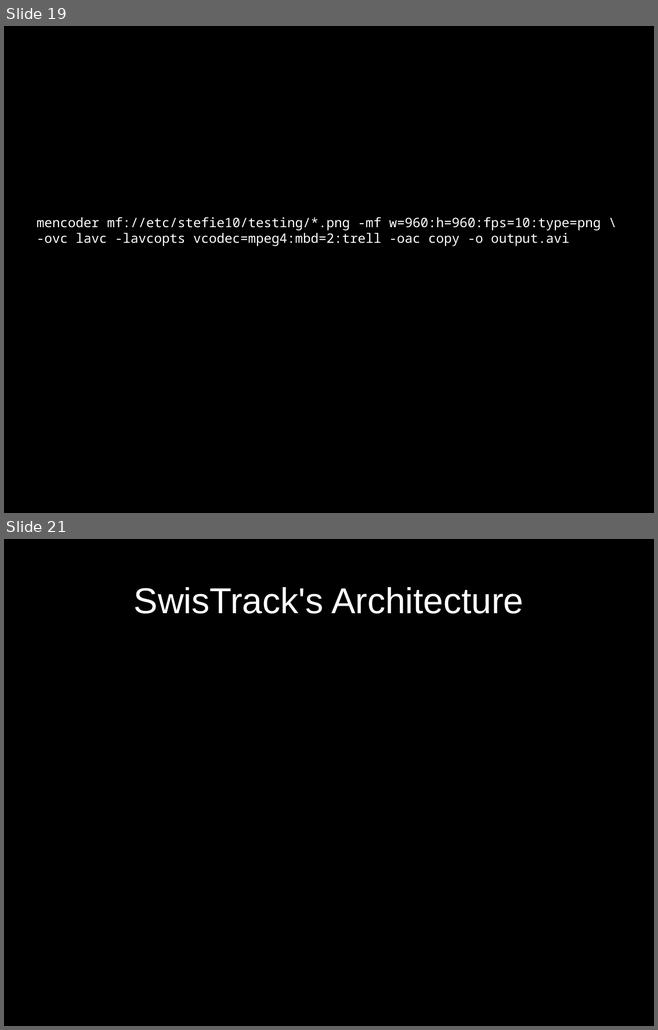
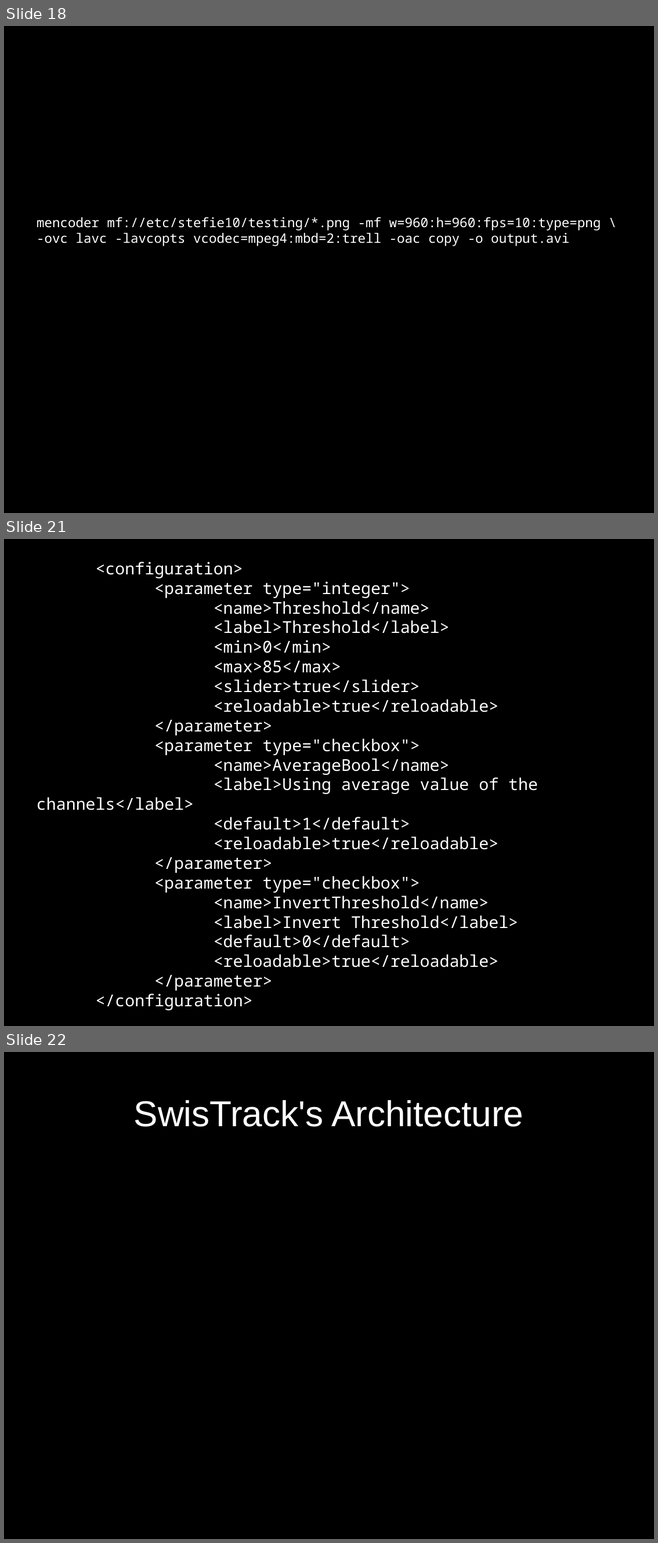
Before and after one commit to d28b/swistrack, a slide deck: Doc/tutorial.stefie10.06.2009/tutorialSlides.odp. Shown one above the other, each under a label of ours: slides 19 and 21 before the commit, slides 18, 21 and 22 after it; the slides between them are not shown. The pictures are 658x1030 and 658x1543 pixels, drawn with LibreOffice and Linux fonts; fonts in the diff are those of the drawing. Boxes give left, top, right and bottom in pixels: in the first picture for what was removed or moved away, otherwise in the second. Text is boxed around its words. In the diff, an @@ line names an element or a change of style, - is before the commit and + after.

```diff
--- a/Doc/tutorial.stefie10.06.2009/tutorialSlides.odp
+++ b/Doc/tutorial.stefie10.06.2009/tutorialSlides.odp
@@ slide 21 added at bbox=[4, 539, 654, 1026], background #000000 @@
@@ subtitle added at bbox=[36, 562, 538, 1011], 20 pt, text #FFFFFF @@
+<configuration>
+<parameter type="integer">
+<name>Threshold</name>
+<label>Threshold</label>
+<min>0</min>
+<max>85</max>
+<slider>true</slider>
+<reloadable>true</reloadable>
+</parameter>
+<parameter type="checkbox">
+<name>AverageBool</name>
+<label>Using average value of the channels</label>
+<default>1</default>
+<reloadable>true</reloadable>
+</parameter>
+<parameter type="checkbox">
+<name>InvertThreshold</name>
+<label>Invert Threshold</label>
+<default>0</default>
+<reloadable>true</reloadable>
+</parameter>
+</configuration>
@@ what was slide 19 is now slide 18 @@
@@ what was slide 21 is now slide 22 @@
```
Also in this commit, not shown: 2 slides changed, 1 other slide added.
